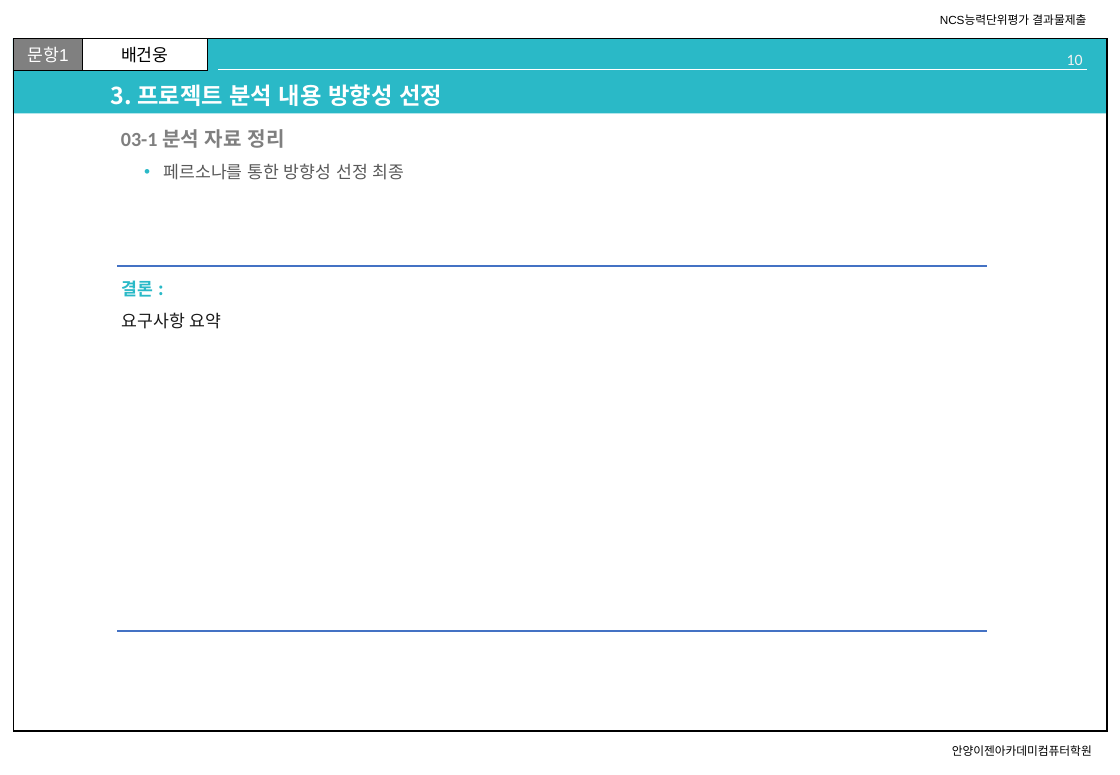
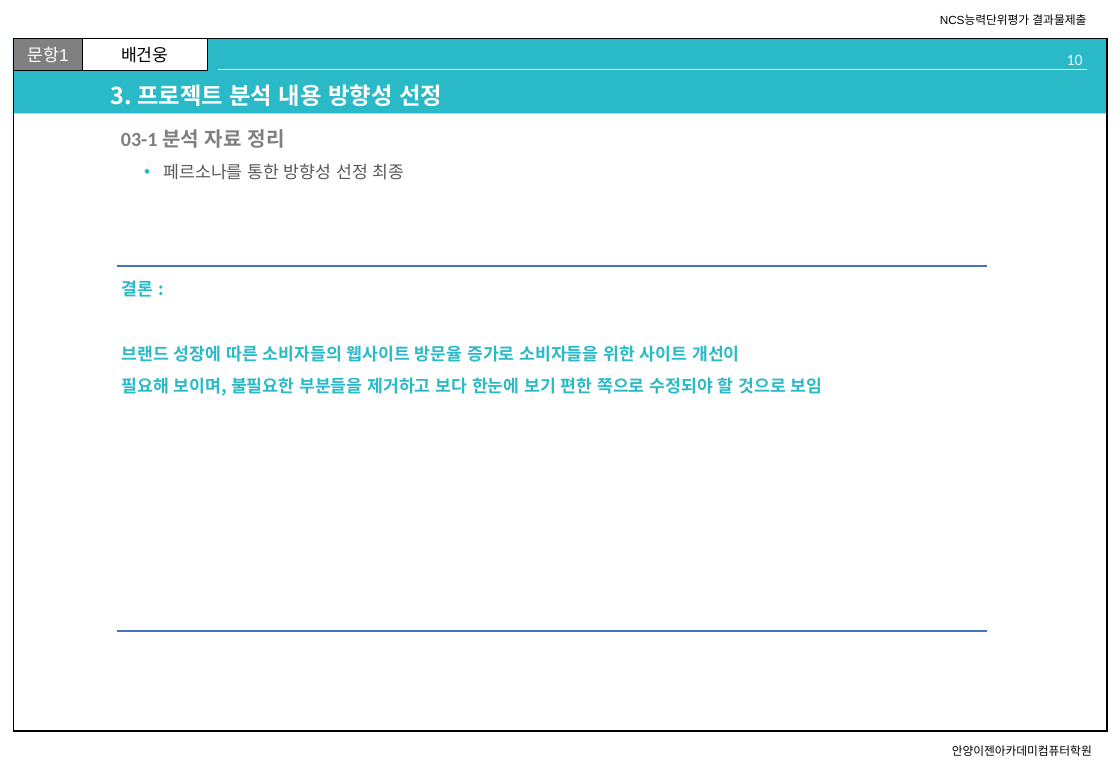
Before and after one commit to 100won-yes/100won_yes, a slide deck: slide 10 of d_homework/n_01_UIUX요구분석_제출양식.pptx. Drawn at 1120x775 pixels with LibreOffice and Linux fonts; fonts in the diff are those of the drawing. Boxes give left, top, right and bottom in pixels: in the first picture for what was removed or moved away, otherwise in the second. Text is boxed around its words. In the diff, an @@ line names an element or a change of style, - is before the commit and + after.

Commit message:
수업내용_210911

```diff
--- a/d_homework/n_01_UIUX요구분석_제출양식.pptx
+++ b/d_homework/n_01_UIUX요구분석_제출양식.pptx
@@ table at [116,267,988,632] @@
-row 1, column 1: 결론 : / 요구사항 요약
+row 1, column 1: 결론 : / 브랜드 성장에 따른 소비자들의 웹사이트 방문율 증가로 소비자들을 위한 사이트 개선이 / 필요해 보이며, 불필요한 부분들을 제거하고 보다 한눈에 보기 편한 쪽으로 수정되야 할 것으로 보임
```
Also in this commit, not shown: 15 other slides changed, 4 other files.
